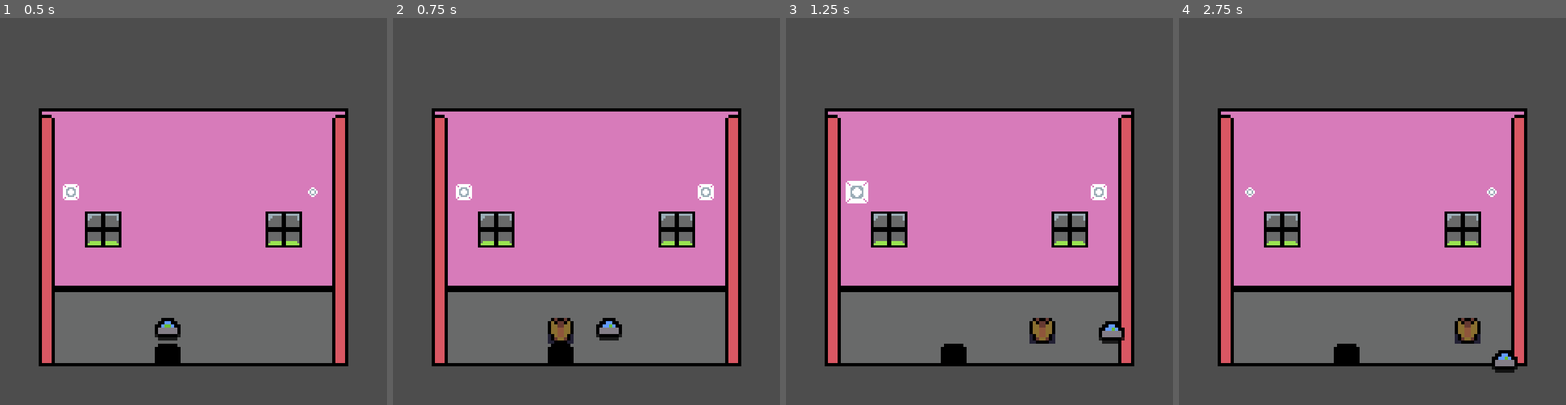
Above: before the commit, frames 1-4 (left to right).
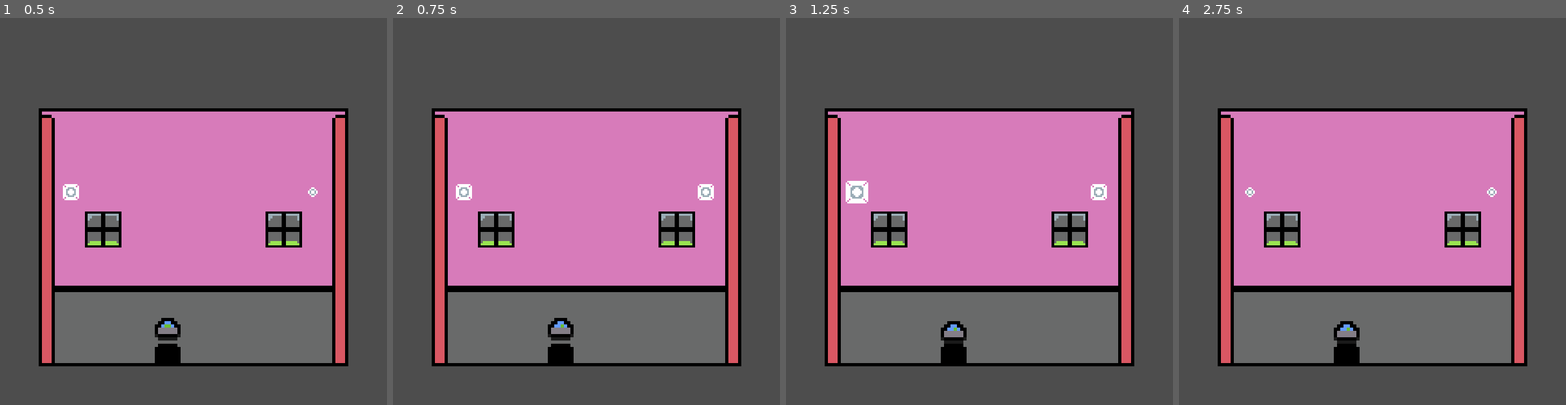
Above: after the commit, the same moments.

Repository: andersonhunter/LCH_game
Game: Godot game, scene res://LEVELS/LEVEL_1/inside_house_1.tscn
The game is run twice, just before and just after one commit, with the same random seed, the same clock (stepped at 60 frames per second) and the same inputs. The project has no main scene, so this scene is started directly. Sound files missing from this copy of the repository are replaced by a short silence.
Inputs:
- Up to frame 1 (0.5 s): no input
- Up to frame 2 (0.75 s): hold D (move_right) from 0.53 s (still down)
- Up to frame 3 (1.25 s): keep holding D (move_right)
- Up to frame 4 (2.75 s): release D (move_right) at 1.28 s; hold S (move_down) 1.28-2.03 s; hold D (move_right) from 2.03 s (still down)

Frame 1 is identical in both runs. In frame 2, 0.7% of the frame differs, in the area x 40-60%, y 77-85%; in frame 3, 1.1%, in the area x 40-88%, y 77-85%; in frame 4, 1.1%.
Error after the commit: Parse Error: Preload file "res://LEVELS/LEVEL_1/dark_overworld.tscn" does not exist. (res://LEVELS/LEVEL_1/player.gd:6)

Commit message:
added collision handler for mold mite

Diff:
--- a/LEVELS/LEVEL_1/player.gd
+++ b/LEVELS/LEVEL_1/player.gd
@@ -3,7 +3,9 @@
 var speed = Global.speed
 var screen_size
 var bat = preload("res://LEVELS/LEVEL_1/bat.tscn").instantiate()
+var darkOverworld = preload("res://LEVELS/LEVEL_1/dark_overworld.tscn").instantiate()
 signal mite_1_collide
+@onready var rayCast = $RayCast2D
 
 func start(pos):
 	position = pos
@@ -16,11 +18,21 @@
 	Global.position_array.resize(100)
 	Global.position_array.fill(position)
 	# If character has bat companion, add them
-	if Global.has_bat:
+	if Global.has_bat and Global.isDark:
 		var parent := get_parent()
 		# Wait until parent is ready, then add bat as sibling
 		parent.ready.connect(func():
-			add_sibling(bat)
+			parent.add_child(bat)
+			parent.add_child(darkOverworld)
+		)
+		bat.hide()
+		bat.position = position
+	elif Global.has_bat:
+		var parent := get_parent()
+		# Wait until parent is ready, then add bat as sibling
+		parent.ready.connect(func():
+			parent.add_child(bat)
+			parent.add_child(darkOverworld)
 		)
 		bat.hide()
 		bat.position = position
@@ -33,15 +45,19 @@
 	# Perform raycasting logic
 	if input != Vector2.ZERO:
 		# Moving, so rotate raycast
-		$RayCast2D.rotation_degrees = rad_to_deg(input.angle()) + 90.
-	if $RayCast2D.is_colliding():
+		rayCast.rotation_degrees = rad_to_deg(input.angle()) + 90.
+	if rayCast.is_colliding():
 		# Collision detection for ray
-		var collider = $RayCast2D.get_collider()
+		var collider = rayCast.get_collider()
 		if collider.name == "mold_mite_1":
 			# Maybe add a switch statement function for collisions?
 			# match (collider.name) case "mold_mite_1": startConversation
 			# Also need rotation of raycast
 			mite_1_collide.emit()
+	if get_last_slide_collision():
+		match get_last_slide_collision().get_collider().name:
+			"mold_mite_1":
+				mite_1_collide.emit()
 	velocity = input * speed
 	move_and_slide()
 	if get_real_velocity() != Vector2.ZERO:
